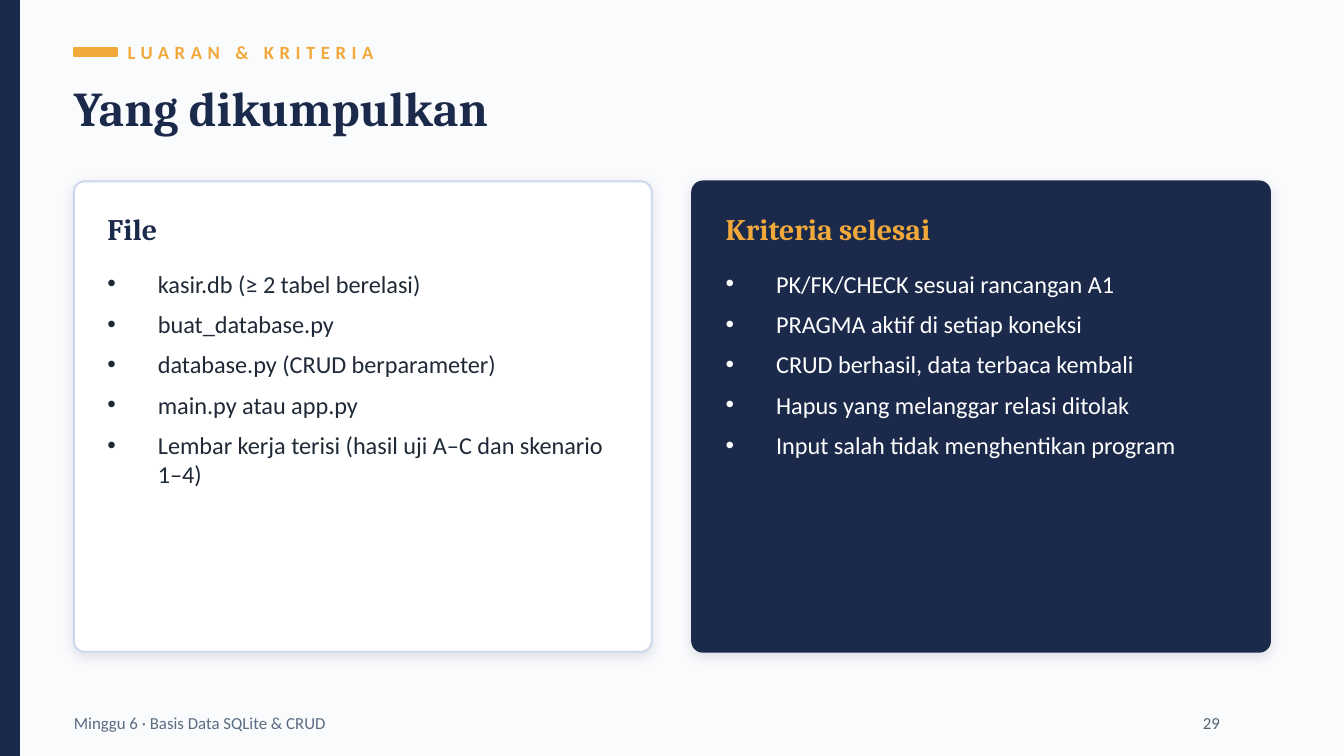
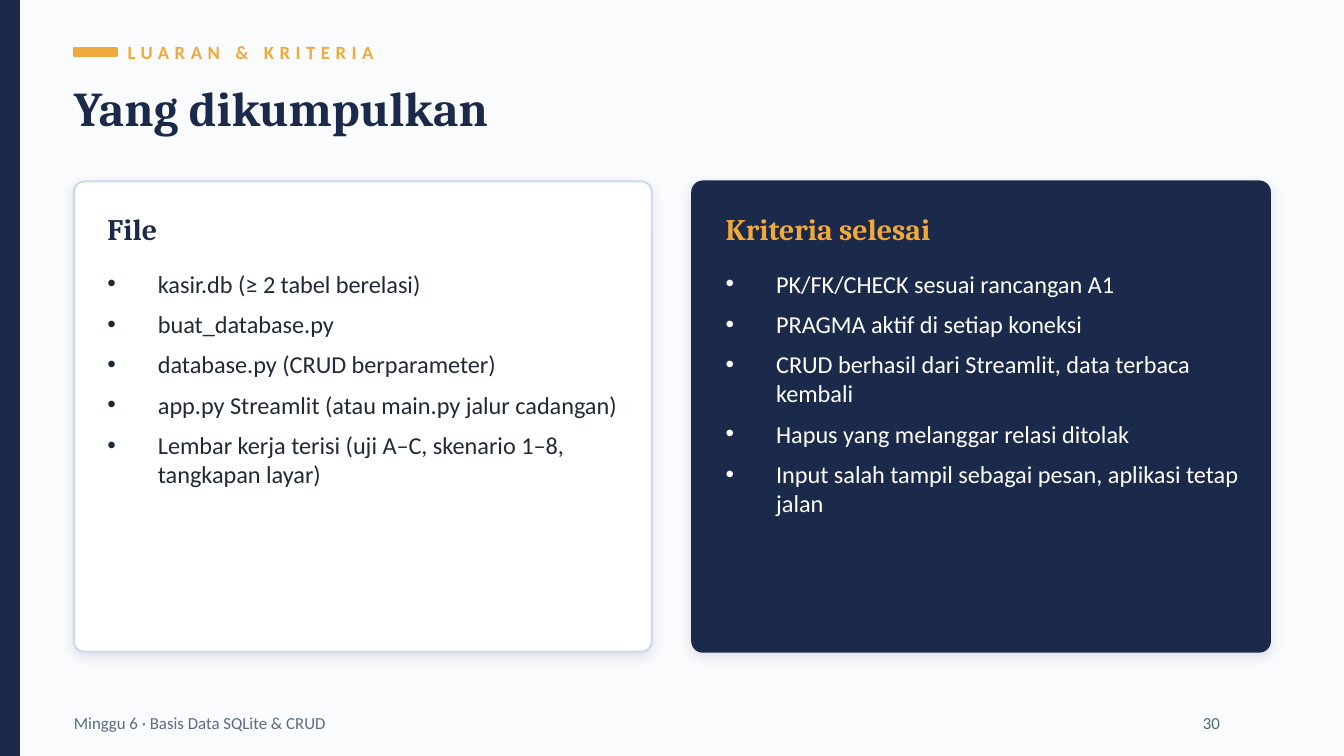
Before and after one commit to iggbudi/Pemrograman-Bisnis-dan-Perancangan-Sistem-Administrasi, a slide deck: slide 30 of Minggu ke-6/minggu-06-slide-basis-data-sqlite-crud.pptx (slide 29 before the commit). Drawn at 1344x756 pixels with LibreOffice and Linux fonts; fonts in the diff are those of the drawing. Boxes give left, top, right and bottom in pixels: in the first picture for what was removed or moved away, otherwise in the second. Text is boxed around its words. In the diff, an @@ line names an element or a change of style, - is before the commit and + after.

```diff
--- a/Minggu ke-6/minggu-06-slide-basis-data-sqlite-crud.pptx
+++ b/Minggu ke-6/minggu-06-slide-basis-data-sqlite-crud.pptx
@@ text at <box>776,356,1189,402</box>: text changed @@
-• CRUD berhasil, data terbaca kembali
+• CRUD berhasil dari Streamlit, data terbaca kembali
@@ text at <box>158,396,616,487</box>: text changed @@
-• main.py atau app.py
-• Lembar kerja terisi (hasil uji A–C dan skenario 1–4)
+• app.py Streamlit (atau main.py jalur cadangan)
+• Lembar kerja terisi (uji A–C, skenario 1–8, tangkapan layar)
@@ text at <box>776,466,1238,516</box>: text changed @@
-• Input salah tidak menghentikan program
+• Input salah tampil sebagai pesan, aplikasi tetap jalan
@@ text at <box>1203,718,1220,729</box>: text changed @@
-29
+30
```
Also in this commit, not shown: 10 other slides changed, 1 slide added, 10 other files.
